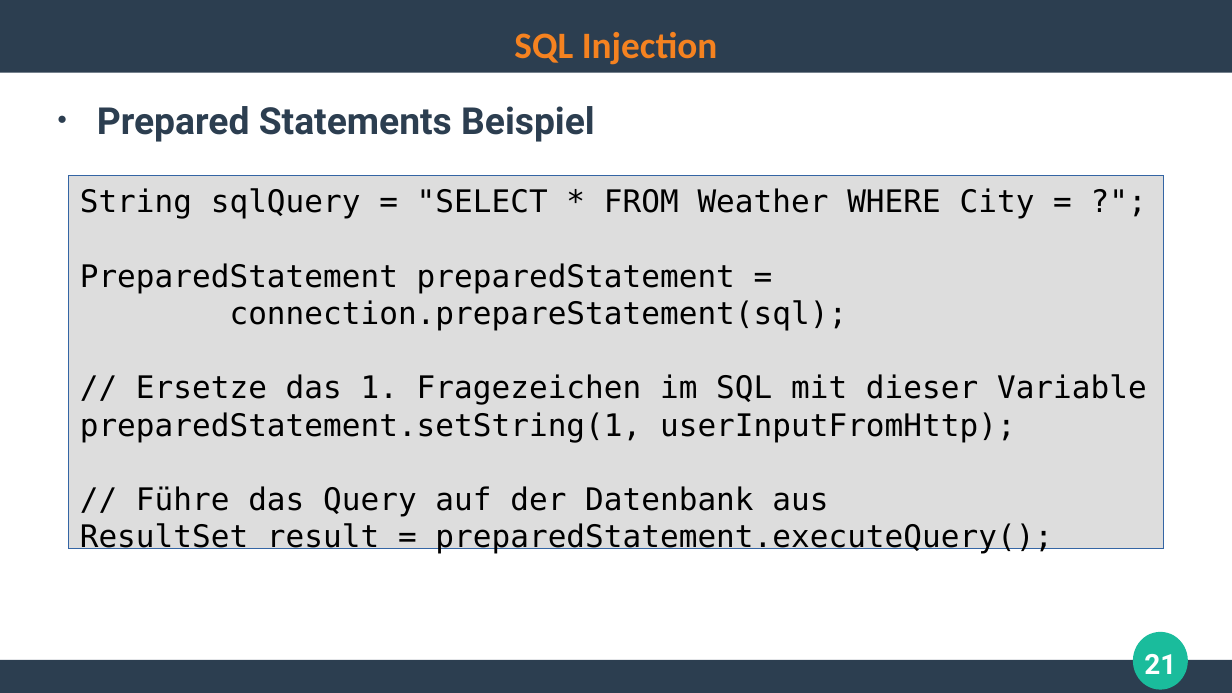
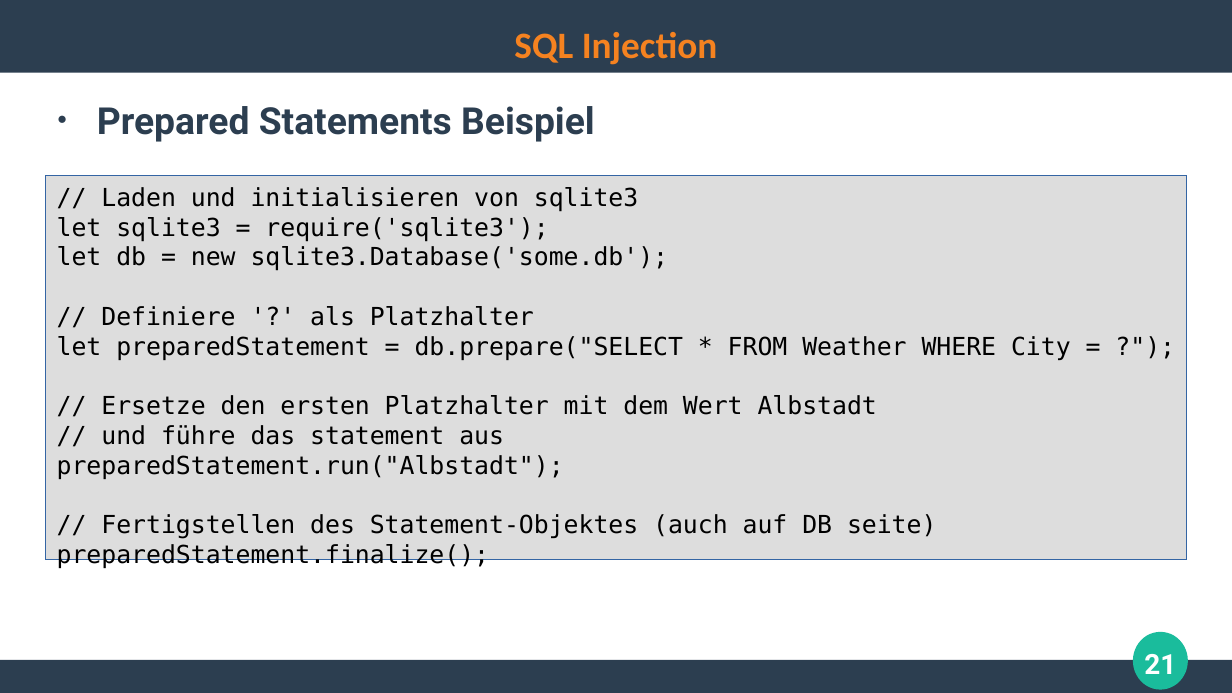
Before and after one commit to ghandmann/HS-AlbSig-WebAnwendungen2, a slide deck: slide 21 of Kapitel/06_WebSecurity.odp. Drawn at 1232x693 pixels with LibreOffice and Linux fonts; fonts in the diff are those of the drawing. Boxes give left, top, right and bottom in pixels: in the first picture for what was removed or moved away, otherwise in the second. Text is boxed around its words. In the diff, an @@ line names an element or a change of style, - is before the commit and + after.

Commit message:
update prepared statements example to SQLite

```diff
--- a/Kapitel/06_WebSecurity.odp
+++ b/Kapitel/06_WebSecurity.odp
@@ rectangle "// Laden und initialisieren von ..." resized from (x1=69, y1=176, x2=1164, y2=548) to (x1=46, y1=176, x2=1187, y2=560) @@
@@ text in rectangle at (x1=57, y1=187, x2=1071, y2=568): text changed; size 20 to 16 pt @@
-String sqlQuery = "SELECT * FROM Weather WHERE City = ?";
-PreparedStatement preparedStatement =
-connection.prepareStatement(sql);
-// Ersetze das 1. Fragezeichen im SQL mit dieser Variable
-preparedStatement.setString(1, userInputFromHttp);
-// Führe das Query auf der Datenbank aus
-ResultSet result = preparedStatement.executeQuery();
+// Laden und initialisieren von sqlite3
+let sqlite3 = require('sqlite3');
+let db = new sqlite3.Database('some.db');
+// Definiere '?' als Platzhalter
+let preparedStatement = db.prepare("SELECT * FROM Weather WHERE City = ?");
+// Ersetze den ersten Platzhalter mit dem Wert Albstadt
+// und führe das statement aus
+preparedStatement.run("Albstadt");
+// Fertigstellen des Statement-Objektes (auch auf DB seite)
+preparedStatement.finalize();
```
Also in this commit, not shown: 3 other slides changed.
